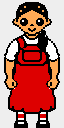
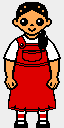
Before/after of a w=64, h=128 layered artwork. What changed in the layer stack:
added layer "hands" above "ponytail wrap" over (x1=4, y1=72, x2=60, y2=89)
painted on "dress" over (x1=8, y1=35, x2=56, y2=114)
painted on "undershirt" over (x1=3, y1=34, x2=61, y2=95)
painted on "arms" over (x1=4, y1=39, x2=60, y2=114)
painted on "bodybase" over (x1=12, y1=18, x2=52, y2=114)
